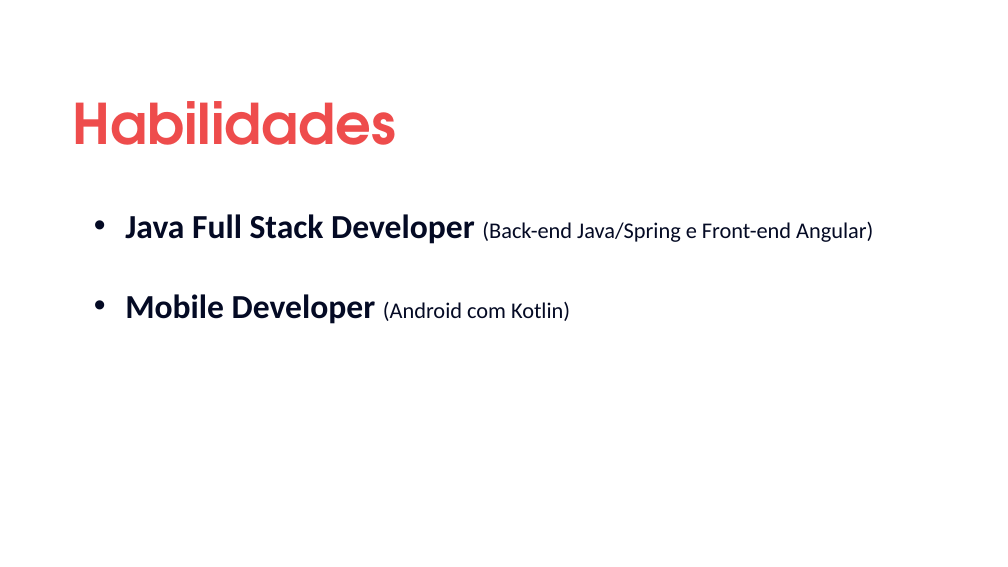
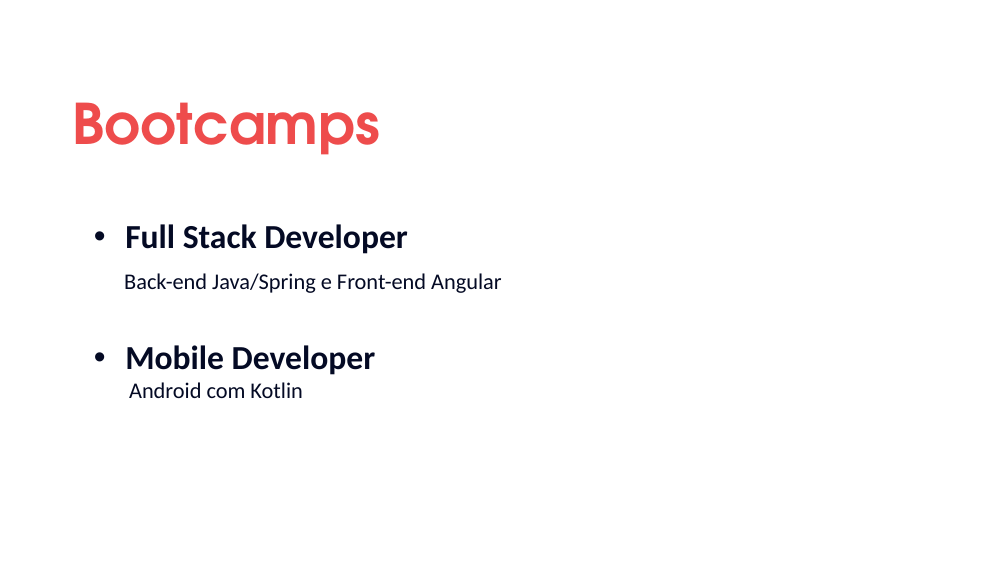
Before and after one commit to digitalinnovationone/trilha-java-basico, a slide deck: slide 4 of apresentacoes/Santander Dev Week.pptx. Drawn at 1008x567 pixels with LibreOffice and Linux fonts; fonts in the diff are those of the drawing; background and template pictures are left out. Boxes give left, top, right and bottom in pixels: in the first picture for what was removed or moved away, otherwise in the second. Text is boxed around its words. In the diff, an @@ line names an element or a change of style, - is before the commit and + after.

```diff
--- a/apresentacoes/Santander Dev Week.pptx
+++ b/apresentacoes/Santander Dev Week.pptx
@@ text at [72,102,380,155]: text changed @@
-Habilidades
+Bootcamps
@@ text at [124,224,501,398]: text changed @@
-• Java Full Stack Developer (Back-end Java/Spring e Front-end Angular)
-• Mobile Developer (Android com Kotlin)
+• Full Stack Developer
+Back-end Java/Spring e Front-end Angular
+• Mobile Developer
+Android com Kotlin
```
Also in this commit, not shown: 3 other slides changed.
